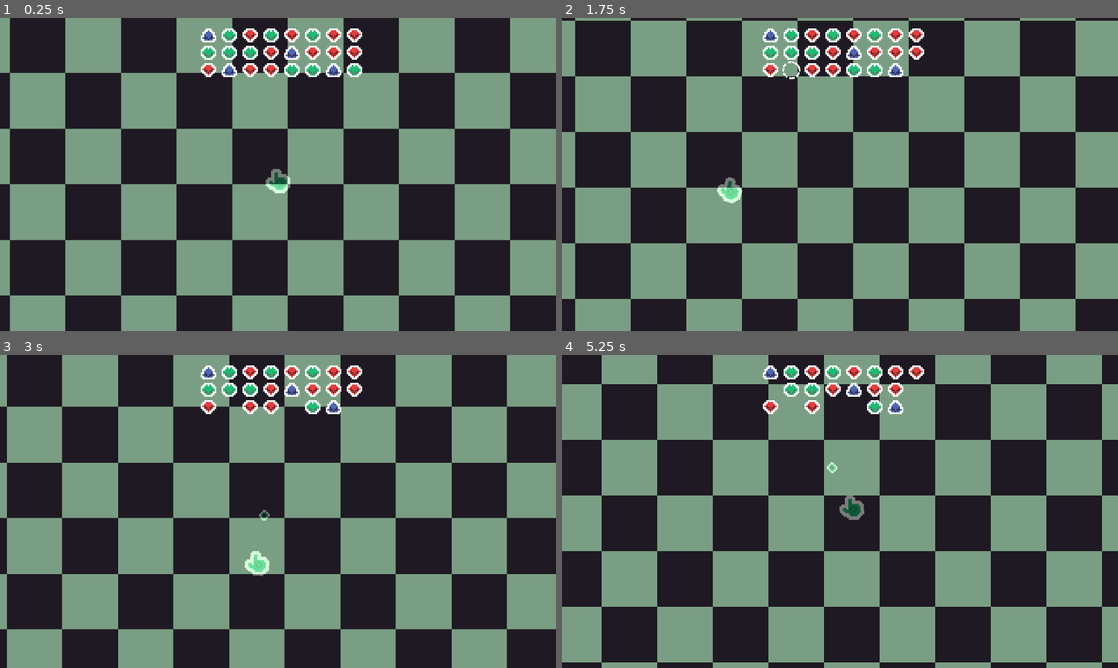
Above: before the commit, frames 1-4 (two rows, left to right).
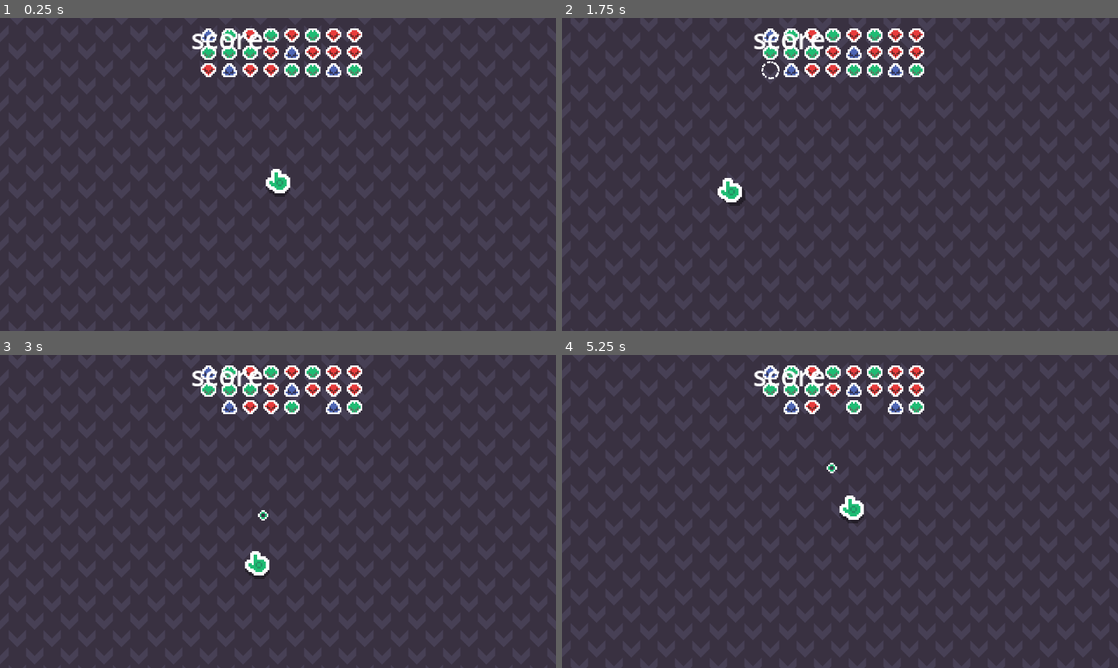
Above: after the commit, the same moments.

Repository: mrbartchak/rgb-game
Game: Godot game, scene res://scenes/Main.tscn
Two runs of this game, one before a commit and one after it. Both use one fixed random seed, a clock stepped at 60 frames per second and the inputs below.
Inputs (mouse positions are in pixels of both pictures, inside the frame that each line leads up to):
- Up to frame 1 (0.25 s): no input
- Up to frame 2 (1.75 s): move the mouse to (962, 158) at 0.52 s; click (962, 158) at 0.67 s; move the mouse to (728, 190) at 1.27 s; click (728, 190) at 1.42 s
- Up to frame 3 (3 s): move the mouse to (333, 442) at 2.02 s; click (333, 442) at 2.17 s; move the mouse to (250, 574) at 2.77 s; click (250, 574) at 2.92 s
- Up to frame 4 (5.25 s): move the mouse to (1006, 558) at 3.52 s; click (1006, 558) at 3.67 s; move the mouse to (673, 464) at 4.27 s; click (673, 464) at 4.42 s; move the mouse to (867, 511) at 5.02 s; click (867, 511) at 5.17 s

The runs differ from the first frame. In frame 1, 97% of the frame differs, in the area x 0-100%, y 0-100%; in frame 2, 97%; in frame 3, 98%; in frame 4, 98%.

Commit message:
misc changes that barely matter

Diff:
--- a/scenes/Hand.tscn
+++ b/scenes/Hand.tscn
@@ -1,16 +1,21 @@
-[gd_scene load_steps=6 format=3 uid="uid://dvlsxfw51on8v"]
+[gd_scene load_steps=5 format=3 uid="uid://dvlsxfw51on8v"]
 
 [ext_resource type="Texture2D" uid="uid://uvp4p6sdpgns" path="res://assets/sprites/hands/hand_base.png" id="1_bw2j2"]
 [ext_resource type="Script" uid="uid://c2g7psji6v7qs" path="res://scripts/Hand.gd" id="1_vchyo"]
-[ext_resource type="Resource" uid="uid://hulmck8horhc" path="res://resources/hands/BaseHand.tres" id="2_co447"]
 [ext_resource type="PackedScene" uid="uid://b7jpvwe3uj0pt" path="res://scenes/Bullet.tscn" id="3_oym42"]
 [ext_resource type="AudioStream" uid="uid://ccowupubrgnns" path="res://assets/audio/laserShoot.wav" id="5_fx8y4"]
 
 [node name="Hand" type="Sprite2D"]
 texture = ExtResource("1_bw2j2")
 script = ExtResource("1_vchyo")
-hand_stats = ExtResource("2_co447")
 bullet_scene = ExtResource("3_oym42")
+
+[node name="Shadow" type="Sprite2D" parent="."]
+modulate = Color(0, 0, 0, 1)
+self_modulate = Color(1, 1, 1, 0.38039216)
+show_behind_parent = true
+position = Vector2(0, 2)
+texture = ExtResource("1_bw2j2")
 
 [node name="BulletSpawn" type="Marker2D" parent="."]
 position = Vector2(-1, -7)
--- a/scenes/Main.tscn
+++ b/scenes/Main.tscn
@@ -8,30 +8,35 @@
 [ext_resource type="Resource" uid="uid://c130xdna86i4c" path="res://resources/hands/GreenHand.tres" id="5_q8u5g"]
 [ext_resource type="Resource" uid="uid://cohoh6uim32r1" path="res://resources/hands/BlueHand.tres" id="6_lhr70"]
 [ext_resource type="Shader" uid="uid://duufd1vl0w0v5" path="res://shaders/scrolling_background.gdshader" id="8_jlsqs"]
-[ext_resource type="Texture2D" uid="uid://3slmtotgqr8v" path="res://assets/sprites/backgrounds/pattern_15.png" id="9_q8u5g"]
+[ext_resource type="Texture2D" uid="uid://c4ntiaf7eh4u6" path="res://assets/sprites/backgrounds/pattern_10.png" id="9_q8u5g"]
 
 [sub_resource type="ShaderMaterial" id="ShaderMaterial_q8u5g"]
 shader = ExtResource("8_jlsqs")
-shader_parameter/scroll_speed = 0.10000000475
-shader_parameter/angle_degrees = 45.0
-shader_parameter/repeat = 5.0
-shader_parameter/tint = Color(0.7, 1, 0.735, 0.5176471)
+shader_parameter/scroll_speed = 0.050000002375
+shader_parameter/angle_degrees = 270.0
+shader_parameter/repeat = 8.0
+shader_parameter/tint = Color(0.7, 0.74999994, 1, 0.078431375)
 
-[node name="Main" type="Node2D"]
+[node name="Main" type="Node"]
 
-[node name="Hand" parent="." instance=ExtResource("1_elqb8")]
+[node name="World2D" type="Node2D" parent="."]
+
+[node name="Hand" parent="World2D" instance=ExtResource("1_elqb8")]
 position = Vector2(159, 159)
 hand_stats = Array[ExtResource("2_0bbpv")]([ExtResource("3_nxtc6"), ExtResource("4_jlsqs"), ExtResource("5_q8u5g"), ExtResource("6_lhr70")])
 
-[node name="EnemySpawner" parent="." instance=ExtResource("4_rarhs")]
+[node name="EnemySpawner" parent="World2D" instance=ExtResource("4_rarhs")]
 
 [node name="UI" type="Control" parent="."]
 layout_mode = 3
-anchors_preset = 0
-offset_right = 320.0
-offset_bottom = 180.0
+anchors_preset = 15
+anchor_right = 1.0
+anchor_bottom = 1.0
+grow_horizontal = 2
+grow_vertical = 2
 
-[node name="TextureRect" type="TextureRect" parent="UI"]
+[node name="Background" type="TextureRect" parent="UI"]
+z_index = -4096
 material = SubResource("ShaderMaterial_q8u5g")
 custom_minimum_size = Vector2(4, 4)
 layout_mode = 1
@@ -42,3 +47,24 @@
 grow_vertical = 2
 texture = ExtResource("9_q8u5g")
 stretch_mode = 6
+flip_v = true
+
+[node name="HUD" type="Control" parent="."]
+layout_mode = 3
+anchors_preset = 15
+anchor_right = 1.0
+anchor_bottom = 1.0
+grow_horizontal = 2
+grow_vertical = 2
+
+[node name="Score" type="RichTextLabel" parent="HUD"]
+custom_minimum_size = Vector2(100, 20)
+layout_mode = 1
+anchors_preset = 5
+anchor_left = 0.5
+anchor_right = 0.5
+offset_left = -20.0
+offset_right = 20.0
+offset_bottom = 40.0
+grow_horizontal = 2
+text = "score"
--- a/scripts/Hand.gd
+++ b/scripts/Hand.gd
@@ -13,12 +13,23 @@
 
 func _physics_process(delta):
 	global_position = global_position.lerp(get_viewport().get_mouse_position(), movement_speed * delta)
-	look_at(Vector2(get_viewport_rect().size.x /2, -120))
-	self.rotation_degrees += 90
+	_handle_shadow()
+	#_look_at_center()
+
 
 func _input(event: InputEvent) -> void:
 	if event is InputEventMouseButton and event.pressed and event.button_index == MOUSE_BUTTON_LEFT:
 		shoot_bullet()
+
+func _look_at_center() -> void:
+	look_at(Vector2(get_viewport_rect().size.x /2, -120))
+	self.rotation_degrees += 90
+
+func _handle_shadow() -> void:
+	var max_offset_shadow: float = 5.0
+	var center: Vector2 = get_viewport_rect().size / 2.0
+	var distance: float = global_position.x - center.x
+	$Shadow.position.x = lerp(0.0, -sign(distance) * max_offset_shadow, abs(distance/center.x))
 
 func shoot_bullet():
 	$BulletSound.pitch_scale = randf_range(0.8, 1.2)
Binary file added: assets/sprites/backgrounds/pattern_10.png
Not shown, added: assets/sprites/backgrounds/pattern_10.png.import
